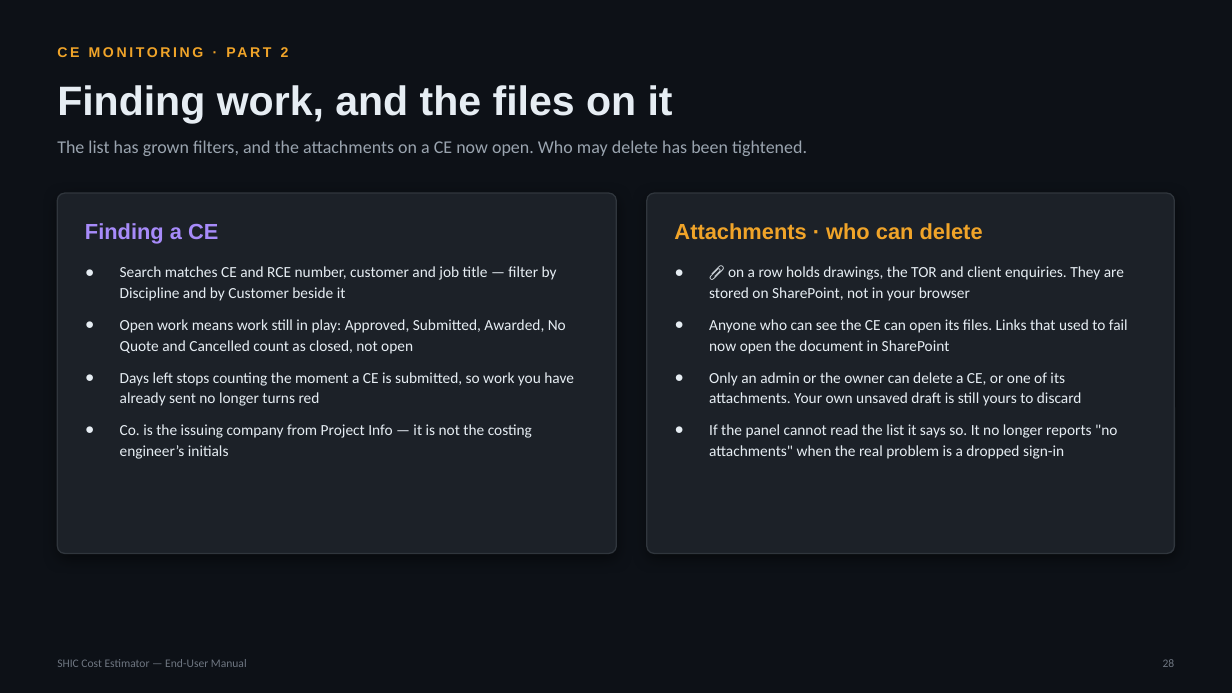
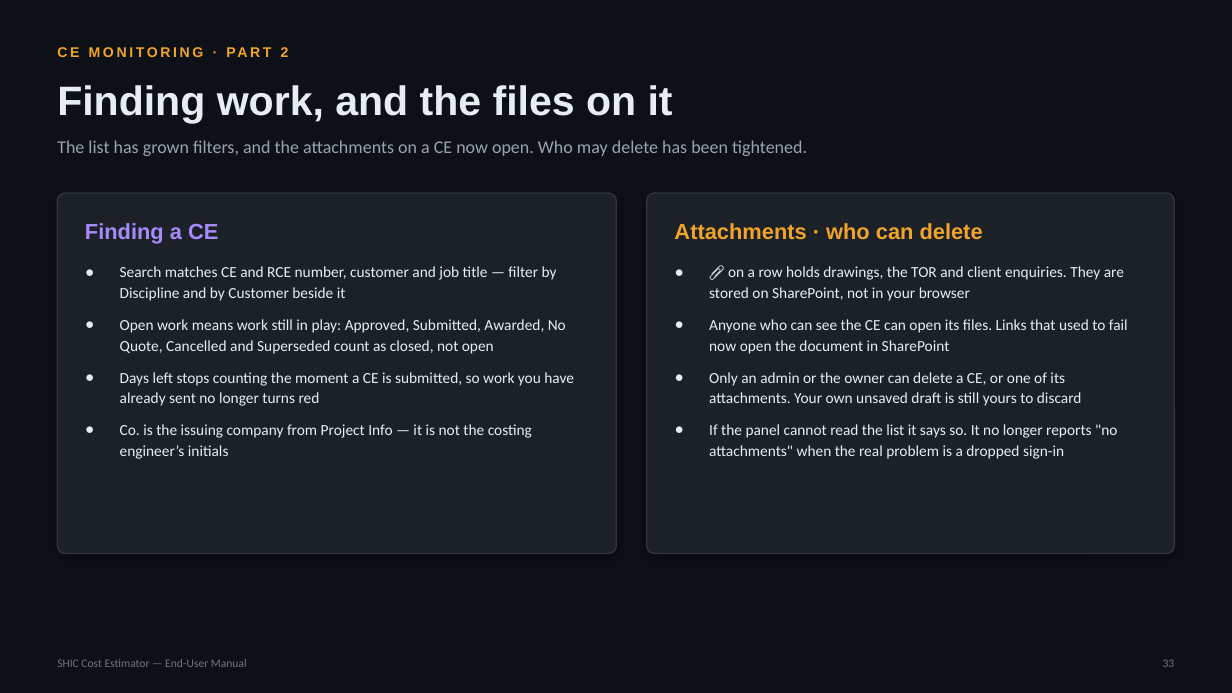
Before and after one commit to SYNERCORE/CostEstimation, a slide deck: slide 33 of docs/SHIC-Cost-Estimator-User-Manual.pptx (slide 28 before the commit). Drawn at 1232x693 pixels with LibreOffice and Linux fonts; fonts in the diff are those of the drawing. Boxes give left, top, right and bottom in pixels: in the first picture for what was removed or moved away, otherwise in the second. Text is boxed around its words. In the diff, an @@ line names an element or a change of style, - is before the commit and + after.

```diff
--- a/docs/SHIC-Cost-Estimator-User-Manual.pptx
+++ b/docs/SHIC-Cost-Estimator-User-Manual.pptx
@@ text at <box>120,319,566,354</box>: text changed @@
-● Open work means work still in play: Approved, Submitted, Awarded, No Quote and Cancelled count as closed, not open
+● Open work means work still in play: Approved, Submitted, Awarded, No Quote, Cancelled and Superseded count as closed, not open
```
Also in this commit, not shown: 32 other slides changed, 7 slides added.
